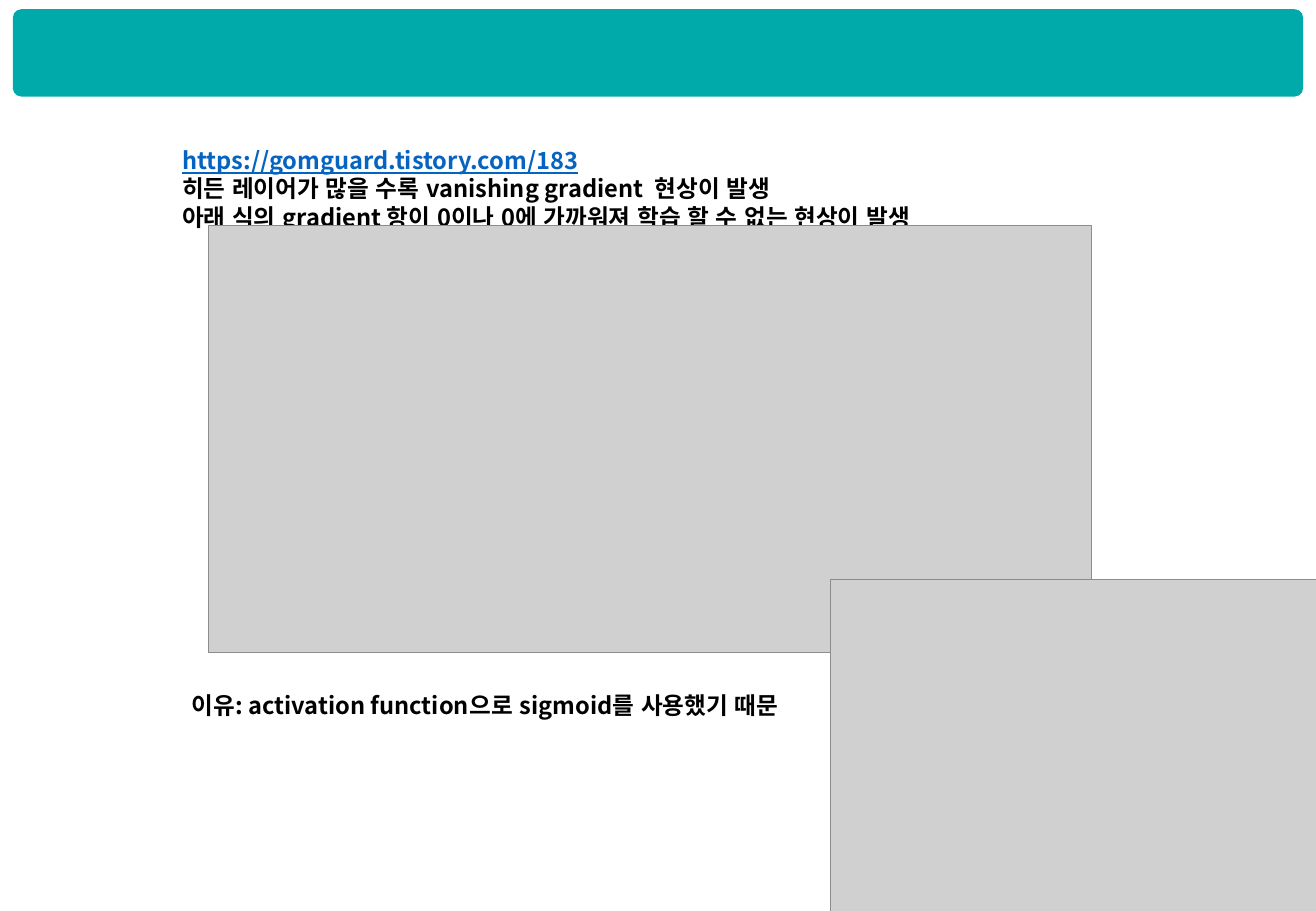
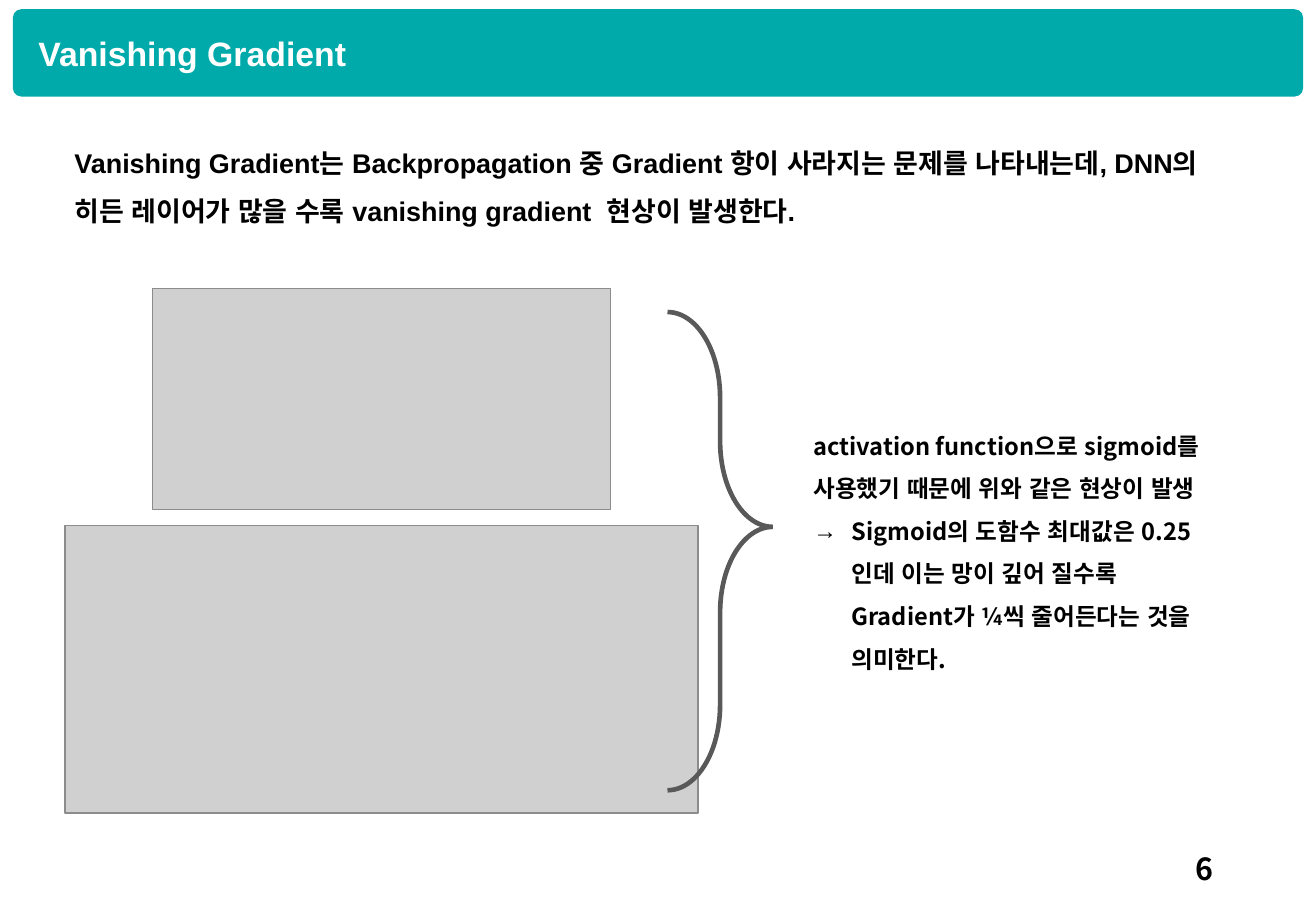
Before and after one commit to HyunQQ/analysis, a slide deck: slide 7 of dnn/dnn_hyunq.pptx. Drawn at 1316x911 pixels with LibreOffice and Linux fonts; fonts in the diff are those of the drawing; grey boxes stand for pictures. Boxes give left, top, right and bottom in pixels: in the first picture for what was removed or moved away, otherwise in the second. Text is boxed around its words. In the diff, an @@ line names an element or a change of style, - is before the commit and + after.

```diff
--- a/dnn/dnn_hyunq.pptx
+++ b/dnn/dnn_hyunq.pptx
@@ text added at (38,41,346,73), 20 pt, text #FFFFFF, bold @@
+Vanishing Gradient
@@ text at (74,150,1197,227): text changed; size 14 to 16 pt; font Noto Sans CJK KR to Arial @@
-https://gomguard.tistory.com/183
-히든 레이어가 많을 수록 vanishing gradient 현상이 발생
-아래 식의 gradient 항이 0이나 0에 가까워져 학습 할 수 없는 현상이 발생
+Vanishing Gradient는 Backpropagation 중 Gradient 항이 사라지는 문제를 나타내는데, DNN의 히든 레이어가 많을 수록 vanishing gradient 현상이 발생한다.
@@ picture: place and size @@
-picture at (209,226,1092,653)
+picture at (153,289,611,510)
@@ right brace added at (668,312,774,791), outline #595959 2.75 pt @@
@@ text at (813,435,1200,627): text changed @@
-이유: activation function으로 sigmoid를 사용했기 때문
+activation function으로 sigmoid를 사용했기 때문에 위와 같은 현상이 발생
+→ Sigmoid의 도함수 최대값은 0.25인데 이는 망이 깊어 질수록 Gradient가 ¼씩 줄어든다는 것을 의미한다.
@@ picture: place and size @@
-picture at (830,580,1316,911)
+picture at (64,525,697,813)
@@ page number added at (1196,857,1214,881), 18 pt, text #000000 @@
+6
```
Also in this commit, not shown: 8 other slides changed, 5 slides added, 2 slides removed, 1 other file.
